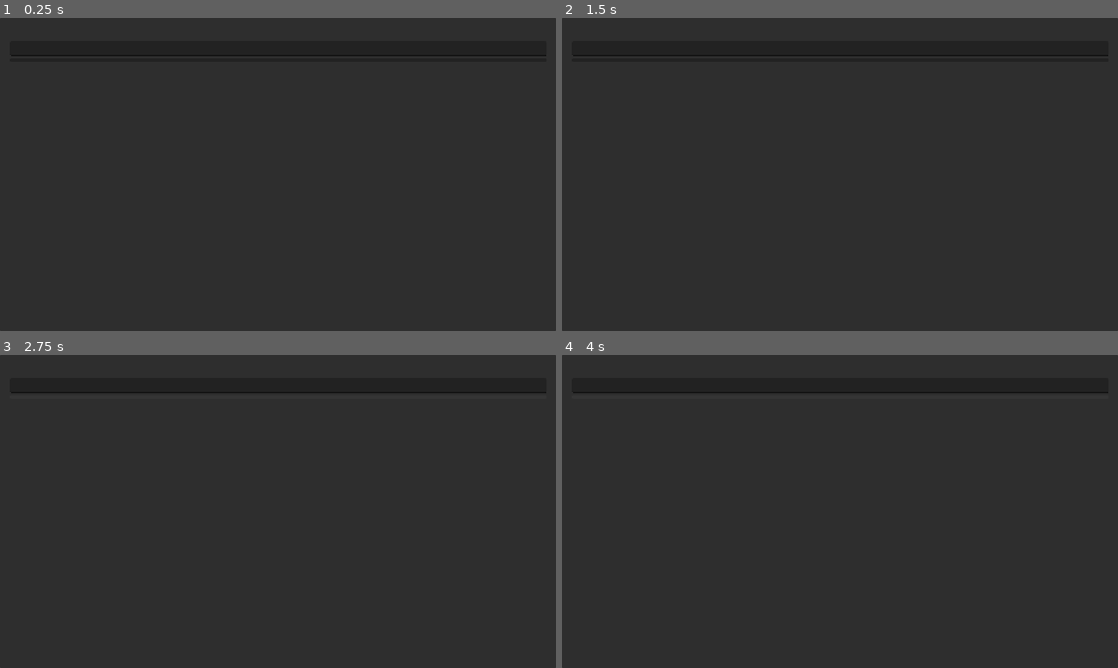
Above: before the commit, frames 1-4 (two rows, left to right).
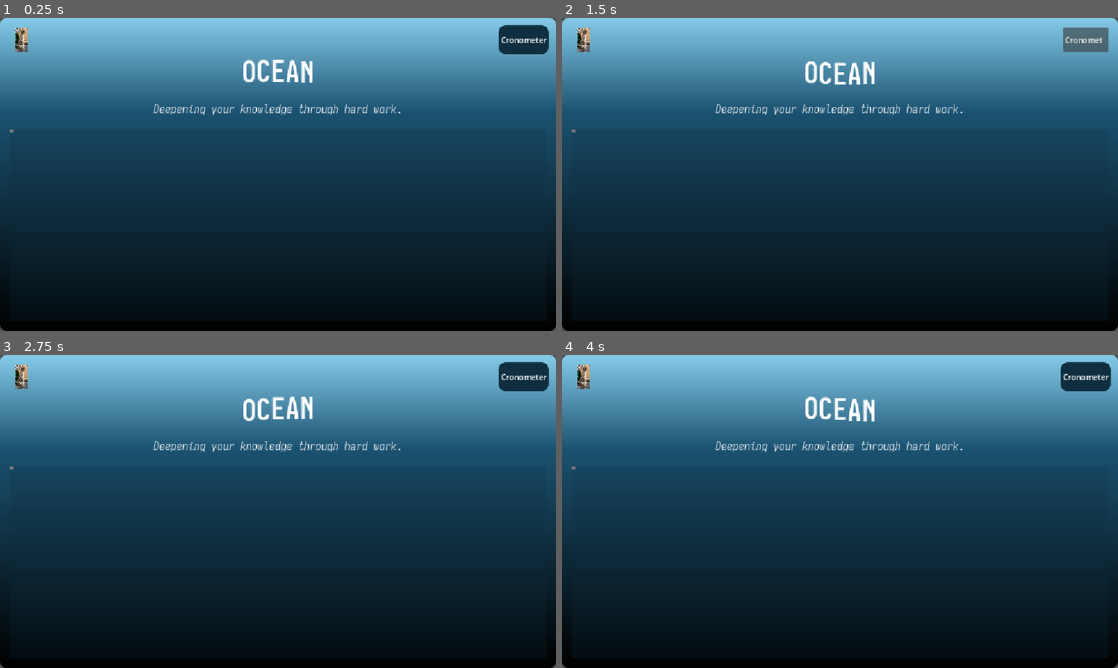
Above: after the commit, the same moments.

Repository: mykuull/ProjectOcean
Game: Godot game, scene res://control.tscn
Two runs of this game, one before a commit and one after it. Both use one fixed random seed, a clock stepped at 60 frames per second and the inputs below. The project has no main scene, so this scene is started directly.
Inputs (mouse positions are in pixels of both pictures, inside the frame that each line leads up to):
- Up to frame 1 (0.25 s): no input
- Up to frame 2 (1.5 s): click (840, 58) at 0.52 s; click (1084, 39) at 1.25 s, where only the run after the commit has a clickable "Cronometer"
- Up to frame 3 (2.75 s): click (278, 395) at 2.02 s
- Up to frame 4 (4 s): click (1084, 376) at 2.75 s, where only the run after the commit has a clickable "Cronometer"; click (840, 395) at 3.52 s

The runs differ from the first frame. In frame 1, 100% of the frame differs, in the area x 0-100%, y 0-100%; in frame 2, 100%; in frame 3, 100%; in frame 4, 100%.

Commit message:
inicio_página_principal

Diff:
--- a/ocean/control.tscn
+++ b/ocean/control.tscn
@@ -1,6 +1,41 @@
 [gd_scene format=3 uid="uid://cdanmfcbqu8k0"]
 
 [ext_resource type="Script" uid="uid://bsnxicgtkrfq1" path="res://control.gd" id="1_0fbet"]
+[ext_resource type="Texture2D" uid="uid://bx0c6qv1pfcwp" path="res://placeholder_logo.jpg" id="2_62e2m"]
+[ext_resource type="FontFile" uid="uid://b7x3heef3pgsw" path="res://IosevkaCharonMono-Bold.ttf" id="3_ee4bf"]
+[ext_resource type="FontFile" uid="uid://c6ymmmka4ngra" path="res://IosevkaCharonMono-LightItalic.ttf" id="4_kbped"]
+
+[sub_resource type="StyleBoxFlat" id="StyleBoxFlat_16xqe"]
+corner_radius_top_left = 15
+corner_radius_top_right = 15
+corner_radius_bottom_right = 15
+corner_radius_bottom_left = 15
+
+[sub_resource type="Gradient" id="Gradient_1uiv3"]
+offsets = PackedFloat32Array(0, 0.7037037, 1)
+colors = PackedColorArray(0, 0, 0, 1, 0.105882354, 0.32156864, 0.44313726, 1, 0.50980395, 0.78431374, 0.8980392, 1)
+
+[sub_resource type="GradientTexture2D" id="GradientTexture2D_ese5f"]
+gradient = SubResource("Gradient_1uiv3")
+fill_from = Vector2(0, 1)
+fill_to = Vector2(0, 0)
+
+[sub_resource type="StyleBoxTexture" id="StyleBoxTexture_lbaup"]
+texture = SubResource("GradientTexture2D_ese5f")
+
+[sub_resource type="StyleBoxFlat" id="StyleBoxFlat_lbaup"]
+bg_color = Color(0.05882353, 0.18039216, 0.2509804, 1)
+corner_radius_top_left = 15
+corner_radius_top_right = 15
+corner_radius_bottom_right = 15
+corner_radius_bottom_left = 15
+expand_margin_left = 5.0
+expand_margin_top = 5.0
+expand_margin_right = 5.0
+expand_margin_bottom = 5.0
+
+[sub_resource type="StyleBoxFlat" id="StyleBoxFlat_kbped"]
+bg_color = Color(0.05882353, 0.18039216, 0.2509804, 0.21176471)
 
 [node name="Control" type="Control" unique_id=250240604]
 layout_mode = 3
@@ -11,38 +46,86 @@
 grow_vertical = 2
 script = ExtResource("1_0fbet")
 
-[node name="Panel" type="Panel" parent="." unique_id=2117745261]
+[node name="PanelContainer2" type="PanelContainer" parent="." unique_id=1567267912]
+clip_children = 1
 layout_mode = 1
 anchors_preset = 15
 anchor_right = 1.0
 anchor_bottom = 1.0
 grow_horizontal = 2
 grow_vertical = 2
+theme_override_styles/panel = SubResource("StyleBoxFlat_16xqe")
 
-[node name="MarginContainer" type="MarginContainer" parent="Panel" unique_id=1687956122]
-layout_mode = 1
-anchors_preset = 15
-anchor_right = 1.0
-anchor_bottom = 1.0
-offset_left = 1.0
-offset_top = 1.0
-grow_horizontal = 2
-grow_vertical = 2
+[node name="PanelContainer" type="PanelContainer" parent="PanelContainer2" unique_id=52323580]
+layout_mode = 2
+theme_override_styles/panel = SubResource("StyleBoxTexture_lbaup")
+
+[node name="MarginContainer" type="MarginContainer" parent="PanelContainer2/PanelContainer" unique_id=1687956122]
+layout_mode = 2
 theme_override_constants/margin_left = 20
 theme_override_constants/margin_top = 20
 theme_override_constants/margin_right = 20
 theme_override_constants/margin_bottom = 20
 
-[node name="VBoxContainer" type="VBoxContainer" parent="Panel/MarginContainer" unique_id=2111521605]
+[node name="VBoxContainer" type="VBoxContainer" parent="PanelContainer2/PanelContainer/MarginContainer" unique_id=2111521605]
 layout_mode = 2
 
-[node name="Label" type="Label" parent="Panel/MarginContainer/VBoxContainer" unique_id=1061044827]
+[node name="HBoxContainer" type="HBoxContainer" parent="PanelContainer2/PanelContainer/MarginContainer/VBoxContainer" unique_id=909729540]
 layout_mode = 2
 
-[node name="LineEdit" type="LineEdit" parent="Panel/MarginContainer/VBoxContainer" unique_id=831205098]
+[node name="logo" type="TextureRect" parent="PanelContainer2/PanelContainer/MarginContainer/VBoxContainer/HBoxContainer" unique_id=1821514397]
+custom_minimum_size = Vector2(50, 50)
 layout_mode = 2
+texture = ExtResource("2_62e2m")
+expand_mode = 1
+stretch_mode = 5
 
-[node name="Button" type="Button" parent="Panel/MarginContainer/VBoxContainer" unique_id=1175201699]
+[node name="Control" type="Control" parent="PanelContainer2/PanelContainer/MarginContainer/VBoxContainer/HBoxContainer" unique_id=966174431]
 layout_mode = 2
+size_flags_horizontal = 3
 
-[connection signal="pressed" from="Panel/MarginContainer/VBoxContainer/Button" to="." method="_on_button_pressed"]
+[node name="cronometer_quick" type="Button" parent="PanelContainer2/PanelContainer/MarginContainer/VBoxContainer/HBoxContainer" unique_id=1313690853]
+layout_mode = 2
+theme_override_colors/font_color = Color(1, 1, 1, 1)
+theme_override_styles/normal = SubResource("StyleBoxFlat_lbaup")
+text = "Cronometer"
+
+[node name="title" type="RichTextLabel" parent="PanelContainer2/PanelContainer/MarginContainer/VBoxContainer" unique_id=900768531]
+custom_minimum_size = Vector2(50, 70)
+layout_mode = 2
+theme_override_fonts/normal_font = ExtResource("3_ee4bf")
+theme_override_font_sizes/normal_font_size = 60
+bbcode_enabled = true
+text = "[wave amp=30.0 freq=2.0 connected=1]OCEAN[/wave]"
+scroll_active = false
+horizontal_alignment = 1
+
+[node name="Control" type="Control" parent="PanelContainer2/PanelContainer/MarginContainer/VBoxContainer" unique_id=22500024]
+custom_minimum_size = Vector2(20, 20)
+layout_mode = 2
+size_flags_horizontal = 3
+
+[node name="slogan" type="RichTextLabel" parent="PanelContainer2/PanelContainer/MarginContainer/VBoxContainer" unique_id=799022733]
+custom_minimum_size = Vector2(50, 30)
+layout_mode = 2
+theme_override_fonts/normal_font = ExtResource("4_kbped")
+theme_override_font_sizes/normal_font_size = 24
+text = "Deepening your knowledge through hard work."
+scroll_active = false
+horizontal_alignment = 1
+
+[node name="Control2" type="Control" parent="PanelContainer2/PanelContainer/MarginContainer/VBoxContainer" unique_id=468298584]
+custom_minimum_size = Vector2(20, 20)
+layout_mode = 2
+size_flags_horizontal = 3
+
+[node name="Panel" type="Panel" parent="PanelContainer2/PanelContainer/MarginContainer/VBoxContainer" unique_id=179495240]
+layout_mode = 2
+size_flags_vertical = 3
+theme_override_styles/panel = SubResource("StyleBoxFlat_kbped")
+
+[node name="desc" type="TextEdit" parent="PanelContainer2/PanelContainer/MarginContainer/VBoxContainer/Panel" unique_id=1086302480]
+layout_mode = 0
+offset_right = 8.0
+offset_bottom = 8.0
+text = "Lorem ipsum dolor sit amet, consectetur adipiscing elit. Morbi imperdiet elit vitae mauris semper auctor. Ut ac efficitur odio, nec aliquet leo. Etiam imperdiet ipsum vel ipsum dignissim, at tincidunt leo scelerisque. Vestibulum eget eros justo. Quisque pellentesque orci eget sem euismod, ac viverra nulla pellentesque. Proin eu tellus augue. Phasellus lectus velit, elementum sit amet mattis sit amet, tincidunt at nibh. Aliquam hendrerit, risus vel dapibus mollis, purus purus tincidunt ipsum, id consectetur ante massa sit amet metus. Phasellus non imperdiet nulla, eget facilisis ligula. Donec quis diam dolor."
Binary file added: ocean/IosevkaCharonMono-Bold.ttf
Not shown, added: ocean/IosevkaCharonMono-Bold.ttf.import
Binary file added: ocean/IosevkaCharonMono-LightItalic.ttf
Not shown, added: ocean/IosevkaCharonMono-LightItalic.ttf.import
Binary file added: ocean/IosevkaCharonMono-MediumItalic.ttf
Not shown, added: ocean/IosevkaCharonMono-MediumItalic.ttf.import
Binary file added: ocean/IosevkaCharonMono-Regular.ttf
Not shown, added: ocean/IosevkaCharonMono-Regular.ttf.import
Binary file added: ocean/placeholder_logo.jpg
Not shown, added: ocean/placeholder_logo.jpg.import
